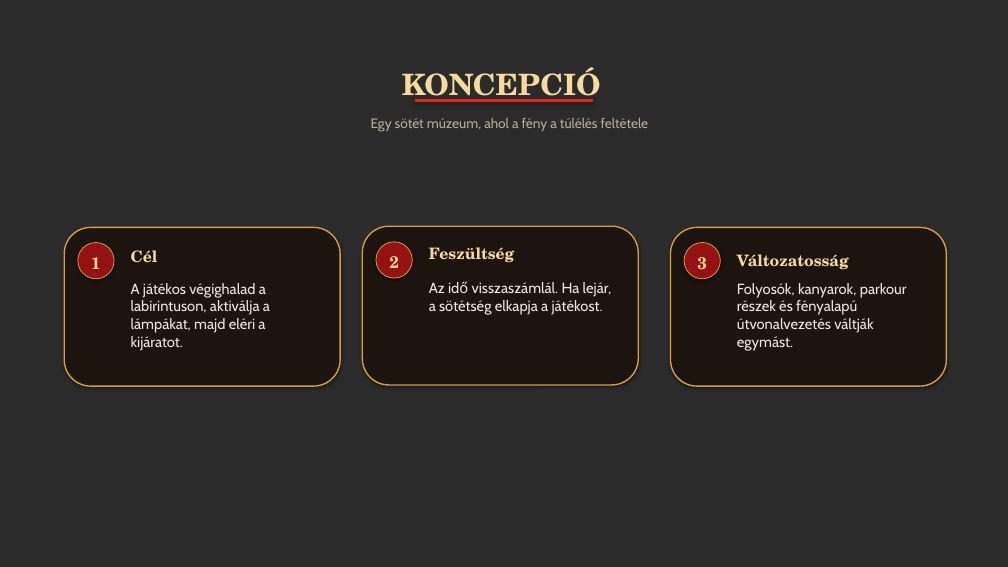
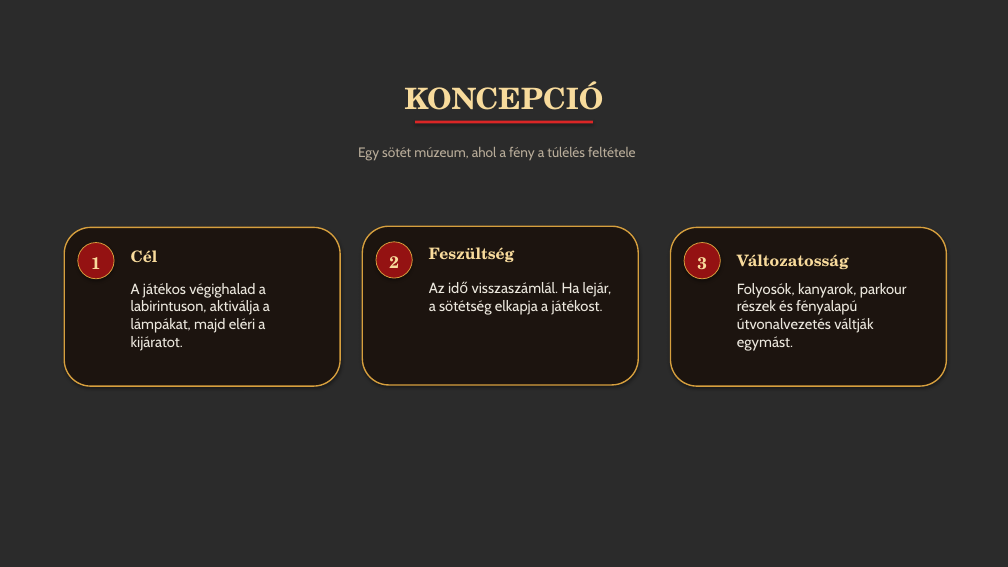
Before and after one commit to SzabolcsikMate/Grafikafeladat, a slide deck: slide 2 of Dark_Museum_Szabolcsik Máté.pptx. Drawn at 1008x567 pixels with LibreOffice and Linux fonts; fonts in the diff are those of the drawing; background and template pictures are left out; a plain dark background stands for a picture behind light text. Boxes give left, top, right and bottom in pixels: in the first picture for what was removed or moved away, otherwise in the second. Text is boxed around its words. In the diff, an @@ line names an element or a change of style, - is before the commit and + after.

Commit message:
Sötétedés hozzáadása

```diff
--- a/Dark_Museum_Szabolcsik Máté.pptx
+++ b/Dark_Museum_Szabolcsik Máté.pptx
@@ text "KONCEPCIÓ" rewrapped from (402, 67, 601, 102) to (405, 81, 604, 110) @@
@@ text "Egy sötét múzeum, ahol a ...": place and size @@
-text "Egy sötét múzeum, ahol a ..." at (371, 118, 649, 132)
+text "Egy sötét múzeum, ahol a ..." at (358, 147, 636, 161)
@@ rectangle: place and size @@
-rectangle at (415, 99, 593, 102)
+rectangle at (415, 121, 593, 124)
```
Also in this commit, not shown: 1 other slide changed, 4 other files.
